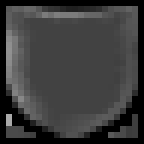
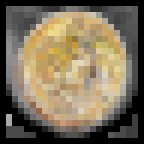
Layers edited between the first and the second 144px x 144px image:
added layer "Layer 27" above "Layer 16" over [12, 6, 132, 132]
added layer "Background" over [12, 6, 132, 132]
